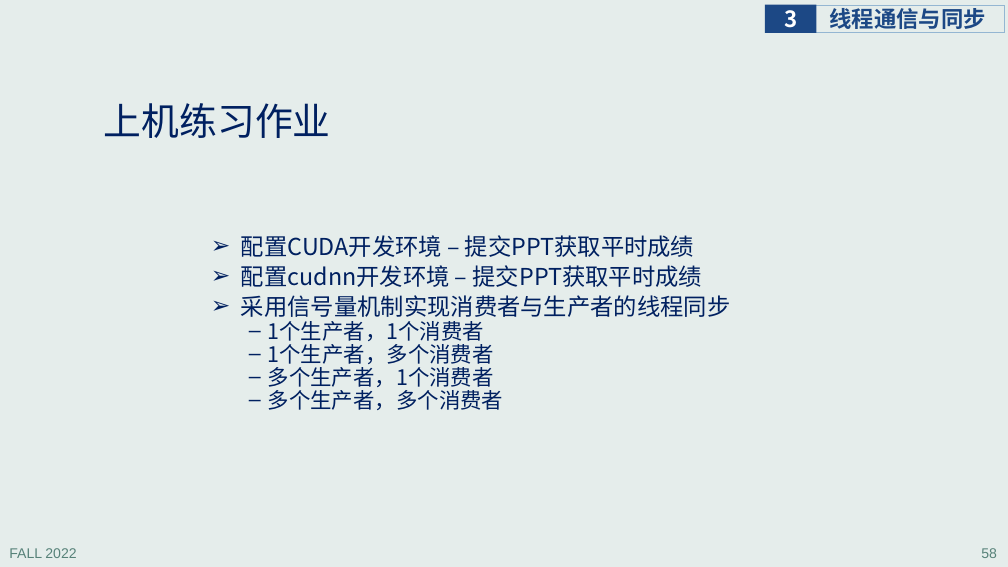
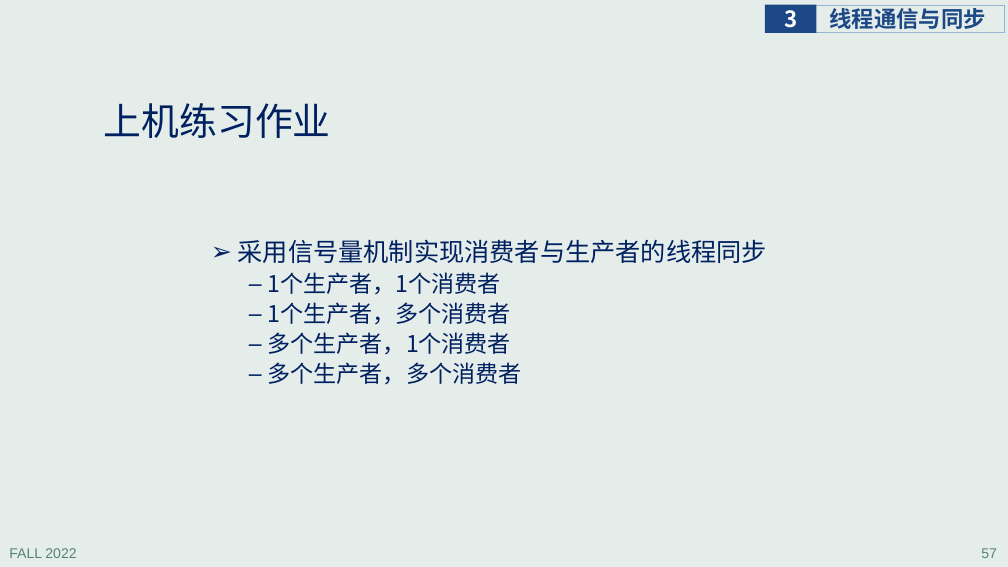
Before and after one commit to principleWindows/win-principle-2022, a slide deck: slide 57 of slides/instruction/principleWindows_3.pptx (slide 58 before the commit). Drawn at 1008x567 pixels with LibreOffice and Linux fonts; fonts in the diff are those of the drawing. Boxes give left, top, right and bottom in pixels: in the first picture for what was removed or moved away, otherwise in the second. Text is boxed around its words. In the diff, an @@ line names an element or a change of style, - is before the commit and + after.

```diff
--- a/slides/instruction/principleWindows_3.pptx
+++ b/slides/instruction/principleWindows_3.pptx
@@ text "采用信号量机制实现消费者与生产者的线程同步" at [238,239,767,385]: size 22.2 to 24 pt in "采用信号量机制实现消费者与生产者的线程同步"; size 20.4 to 22 pt in "1个生产者，1个消费者", "1个生产者，多个消费者", "多个生产者，1个消费者", "多个生产者，多个消费者"; line spacing 0.7 to 0.9 @@
@@ text at [241,235,702,287]: paragraphs removed @@
-➢ 配置CUDA开发环境 – 提交PPT获取平时成绩
-➢ 配置cudnn开发环境 – 提交PPT获取平时成绩
@@ page number at [981,548,997,558]: text changed @@
-58
+57
```
Also in this commit, not shown: 6 other slides changed, 1 slide removed, 22 other files.
